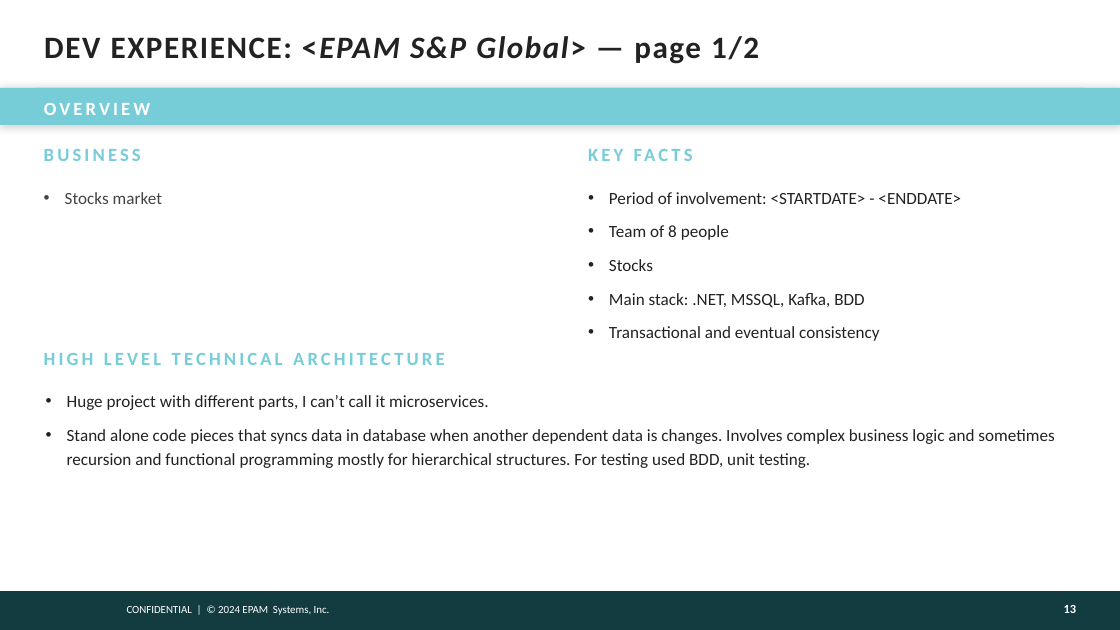
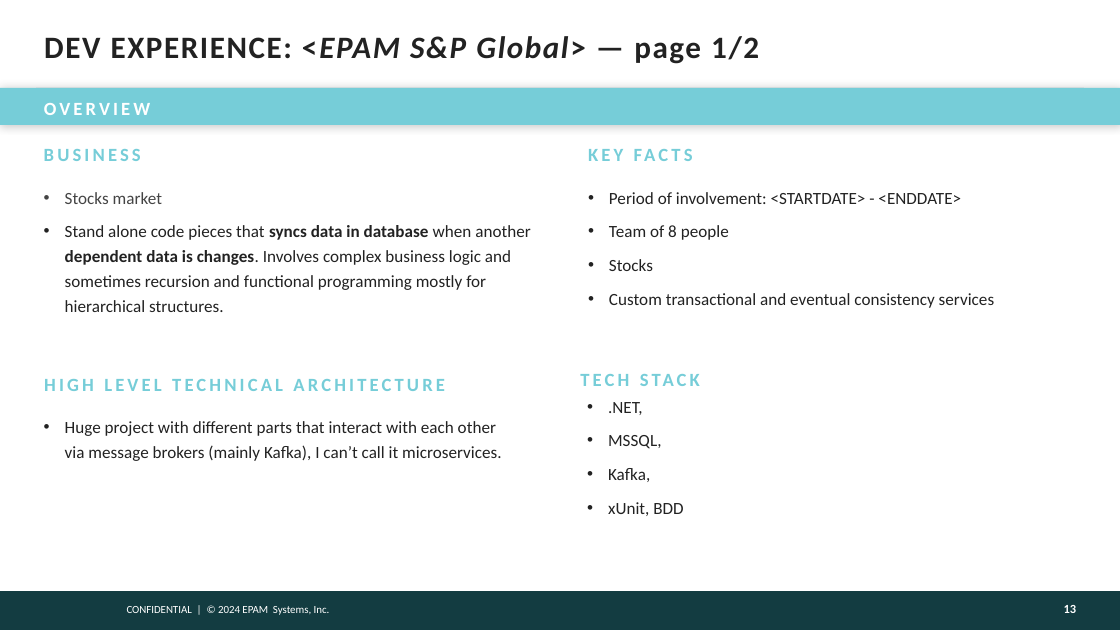
Before and after one commit to victoravt/Papers, a slide deck: slide 13 of Assessment Epam A2-A3/presentation-template.pptx. Drawn at 1120x630 pixels with LibreOffice and Linux fonts; fonts in the diff are those of the drawing; background and template pictures are left out. Boxes give left, top, right and bottom in pixels: in the first picture for what was removed or moved away, otherwise in the second. Text is boxed around its words. In the diff, an @@ line names an element or a change of style, - is before the commit and + after.

```diff
--- a/Assessment Epam A2-A3/presentation-template.pptx
+++ b/Assessment Epam A2-A3/presentation-template.pptx
@@ text at (65, 225, 530, 312): paragraph added @@
+• Stand alone code pieces that syncs data in database when another dependent data is changes. Involves complex business logic and sometimes recursion and functional programming mostly for hierarchical structures.
@@ text at (609, 293, 995, 308): text changed @@
-• Main stack: .NET, MSSQL, Kafka, BDD
-• Transactional and eventual consistency
+• Custom transactional and eventual consistency services
@@ text "HIGH LEVEL TECHNICAL ARCHITECTURE": place and size @@
-text "HIGH LEVEL TECHNICAL ARCHITECTURE" at (44, 353, 445, 365)
+text "HIGH LEVEL TECHNICAL ARCHITECTURE" at (44, 379, 445, 391)
@@ text added at (580, 365, 1068, 408), 12 pt, text #76CDD8, bold @@
+TECH STACK
@@ text added at (608, 402, 683, 516), 11 pt, text #222222 @@
+• .NET,
+• MSSQL,
+• Kafka,
+• xUnit, BDD
@@ text at (65, 421, 501, 461): text changed @@
-• Huge project with different parts, I can’t call it microservices.
-• Stand alone code pieces that syncs data in database when another dependent data is changes. Involves complex business logic and sometimes recursion and functional programming mostly for hierarchical structures. For testing used BDD, unit testing.
+• Huge project with different parts that interact with each other via message brokers (mainly Kafka), I can’t call it microservices.
```
Also in this commit, not shown: 11 other slides changed, 1 slide added, 3 slides removed, 2 other files.
